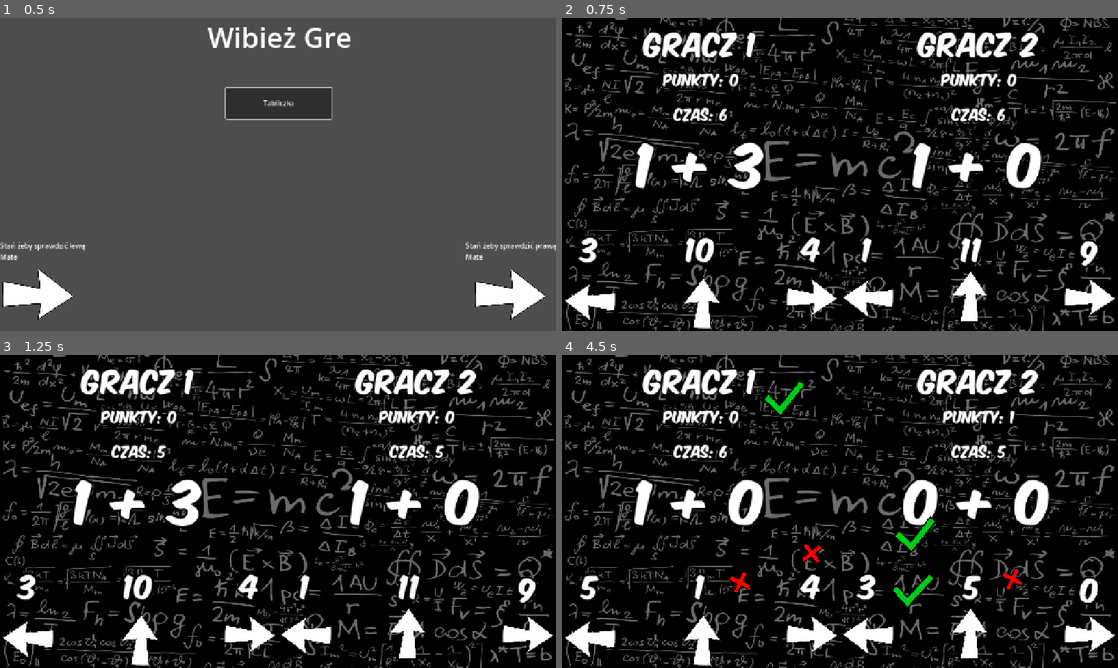
Above: before the commit, frames 1-4 (two rows, left to right).
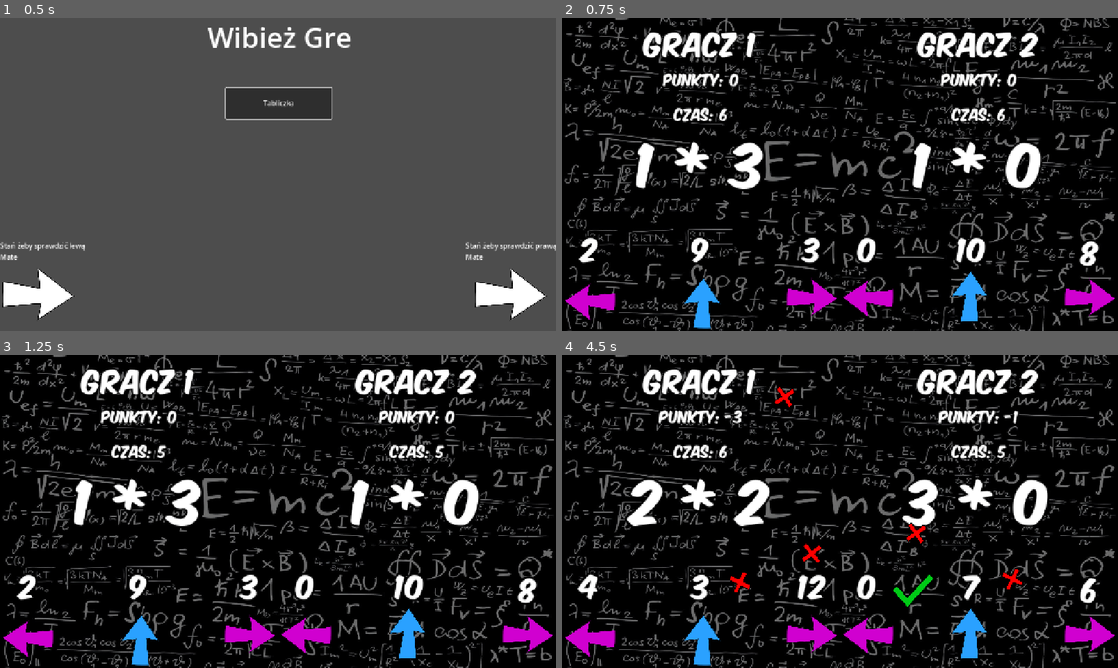
Above: after the commit, the same moments.

Repository: GRATHRRAM/Dance-Math
Game: Godot game, scene res://main.tscn
Same seed, same stepped clock (60 frames per second), same inputs: the game is played once before the commit and once after it.
Inputs:
- Up to frame 1 (0.5 s): no input
- Up to frame 2 (0.75 s): click "Tabliczka" at 0.5 s
- Up to frame 3 (1.25 s): no input
- Up to frame 4 (4.5 s): tap Enter at 1.25 s; hold D (Right1) 1.28-2.03 s; hold Down (Down2) 1.28-2.03 s; hold S (Down1) 2.03-2.78 s; tap Left (Left2) at 2.1 s; hold D (Right1) 2.78-3.53 s; hold Right (Right2) 2.78-3.53 s; hold W (Up1) 3.53-4.28 s; tap Up (Up2) at 3.6 s; hold A (Left1) from 4.28 s (still down); hold Down (Down2) from 4.28 s (still down)

Frame 1 is identical in both runs. In frame 2, 5.3% of the frame differs, in the area x 0-100%, y 39-100%; in frame 3, 5.3%; in frame 4, 7.7%, in the area x 0-100%, y 8-100%.

Commit message:
Minor staf

Diff:
--- a/Scenes/MainGame.tscn
+++ b/Scenes/MainGame.tscn
@@ -89,7 +89,7 @@
 offset_top = 224.0
 offset_right = 640.0
 offset_bottom = 421.0
-text = "1 * 1 = ?"
+text = "1 * 1"
 label_settings = SubResource("LabelSettings_8u87c")
 horizontal_alignment = 1
 vertical_alignment = 1
@@ -136,17 +136,20 @@
 vertical_alignment = 1
 
 [node name="Arrow" type="Sprite2D" parent="Gui/Player1" unique_id=351822134]
+modulate = Color(0.8156863, 0, 0.8156863, 1)
 position = Vector2(576.00006, 640)
 scale = Vector2(0.33888888, 0.33888888)
 texture = ExtResource("3_rukrh")
 
 [node name="Arrow2" type="Sprite2D" parent="Gui/Player1" unique_id=182850879]
+modulate = Color(0.8156863, 0, 0.8156863, 1)
 position = Vector2(64, 656.00006)
 rotation = 3.1415925
 scale = Vector2(0.33888888, 0.33888888)
 texture = ExtResource("3_rukrh")
 
 [node name="Arrow3" type="Sprite2D" parent="Gui/Player1" unique_id=1277223075]
+modulate = Color(0.16470589, 0.6313726, 1, 1)
 position = Vector2(320.00003, 656)
 rotation = -1.5707964
 scale = Vector2(0.33888888, 0.33888888)
@@ -180,7 +183,7 @@
 offset_top = 224.0
 offset_right = 640.0
 offset_bottom = 421.0
-text = "1 * 1 = ?"
+text = "1 * 1"
 label_settings = SubResource("LabelSettings_8u87c")
 horizontal_alignment = 1
 
@@ -225,17 +228,20 @@
 vertical_alignment = 1
 
 [node name="Arrow4" type="Sprite2D" parent="Gui/Player2" unique_id=1879781127]
+modulate = Color(0.8146272, 0.00052616536, 0.816102, 1)
 position = Vector2(576, 640)
 scale = Vector2(0.33888888, 0.33888888)
 texture = ExtResource("3_rukrh")
 
 [node name="Arrow5" type="Sprite2D" parent="Gui/Player2" unique_id=1684477245]
+modulate = Color(0.8156863, 0, 0.8156863, 1)
 position = Vector2(64, 648)
 rotation = 3.1415925
 scale = Vector2(0.33888888, 0.33888888)
 texture = ExtResource("3_rukrh")
 
 [node name="Arrow6" type="Sprite2D" parent="Gui/Player2" unique_id=1326372207]
+modulate = Color(0.16470589, 0.6313726, 1, 1)
 position = Vector2(296, 640)
 rotation = -1.5707964
 scale = Vector2(0.33888888, 0.33888888)
--- a/Scripts/MainGame.gd
+++ b/Scripts/MainGame.gd
@@ -36,7 +36,7 @@
 # Two Buttons At the Same time
 var t1 := -1.0
 var t2 := -1.0
-var window := 0.1
+var window := 1
 
 
 func _ready() -> void:
@@ -132,7 +132,7 @@
 func make_task(player: int) -> void:
 	times[player] = reset_time
 
-	var task = generate_task(Mode.ADDITION)
+	var task = generate_task(Mode.MULTIPLICATION)
 
 	solutions[player] = task.solution
 
